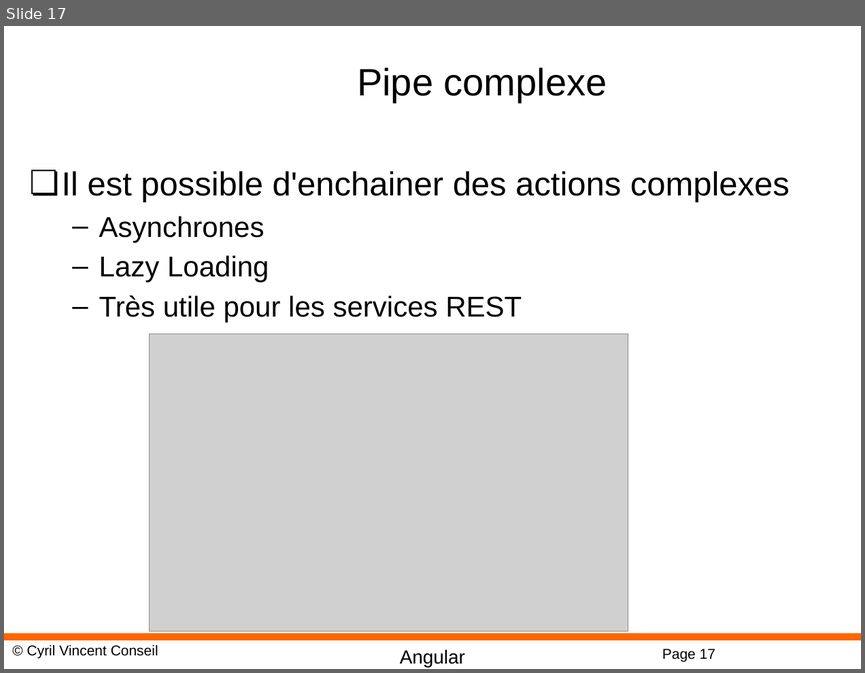
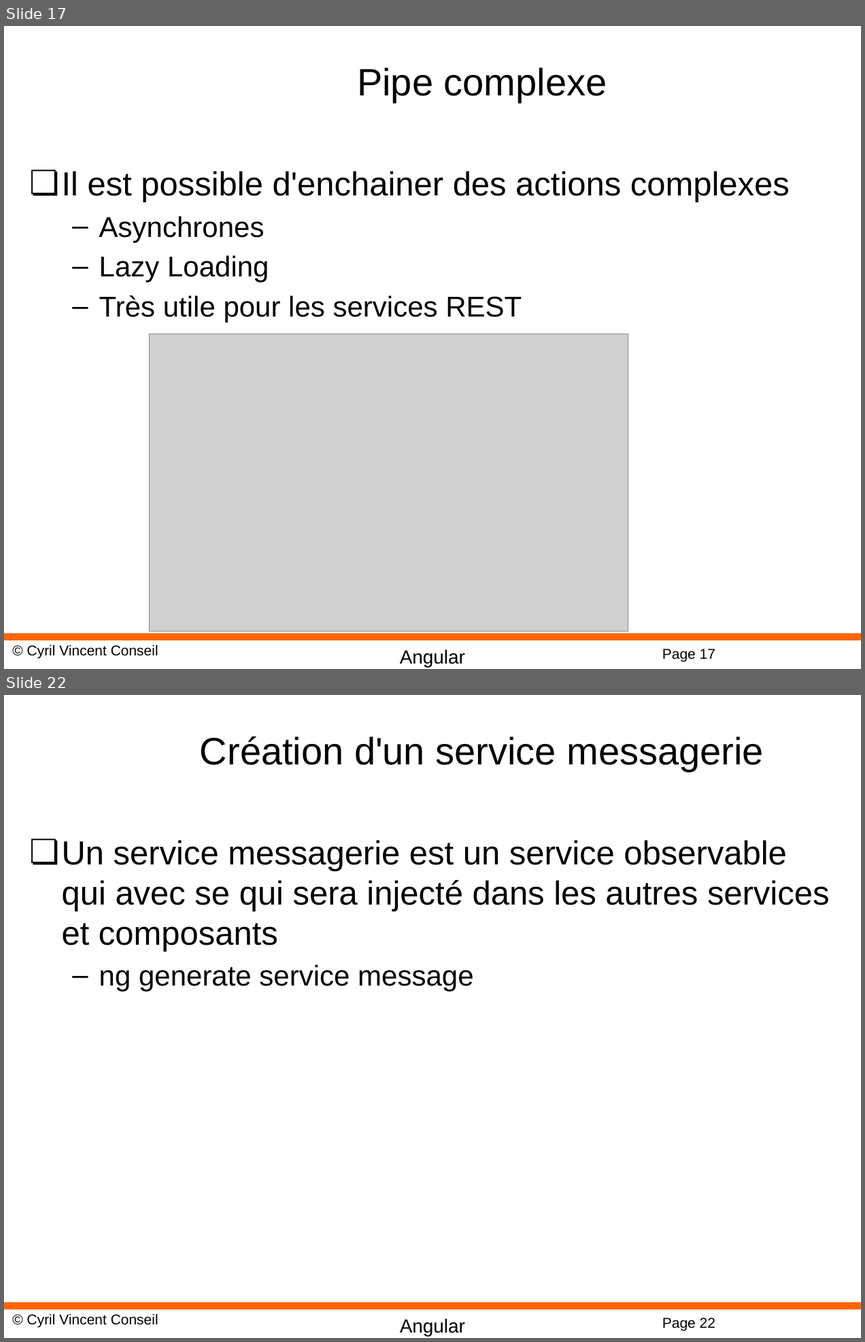
Before and after one commit to cyrilvincent/POE, a slide deck: ppt/angular/Angular13-RXJS.pptx. Shown one above the other, each under a label of ours: slide 17 before the commit, slides 17 and 22 after it; the slides between them are not shown. The pictures are 865x673 and 865x1342 pixels, drawn with LibreOffice and Linux fonts; fonts in the diff are those of the drawing; grey boxes stand for pictures; background and template pictures are left out. Boxes give left, top, right and bottom in pixels: in the first picture for what was removed or moved away, otherwise in the second. Text is boxed around its words. In the diff, an @@ line names an element or a change of style, - is before the commit and + after.

Commit message:
Angular 13 Observable

```diff
--- a/ppt/angular/Angular13-RXJS.pptx
+++ b/ppt/angular/Angular13-RXJS.pptx
@@ slide 22 added at [4,695,861,1338], background #FFFFFF; not listed: 4 template elements that a slide beside it also shows @@
@@ title added at [200,736,764,772], 32 pt, text #000000 @@
+Création d'un service messagerie
@@ text added at [62,840,830,991], 28 pt, text #000000 @@
+❏ Un service messagerie est un service observable qui avec se qui sera injecté dans les autres services et composants
+  – ng generate service message
```
Also in this commit, not shown: 8 other slides added, 10 other files.
